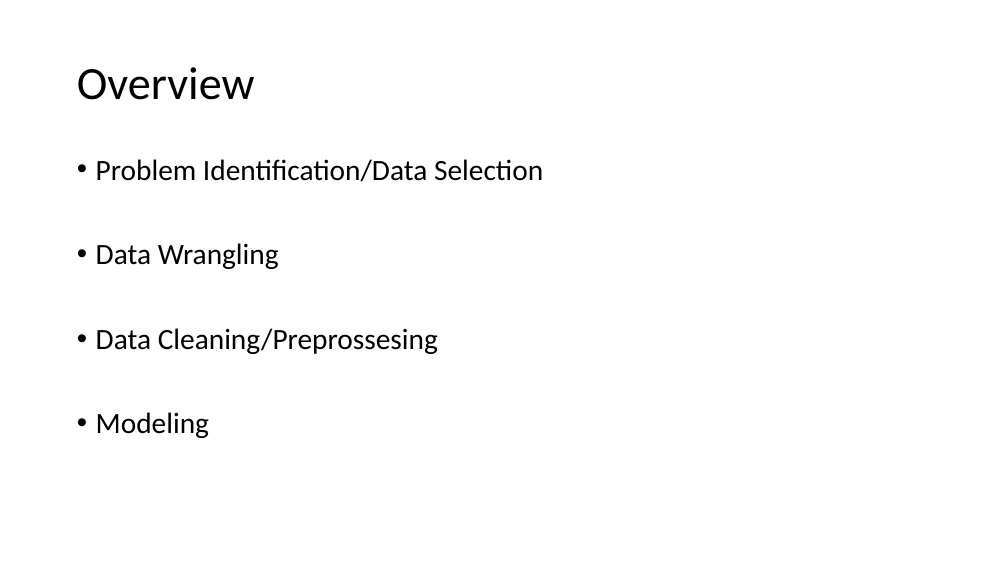
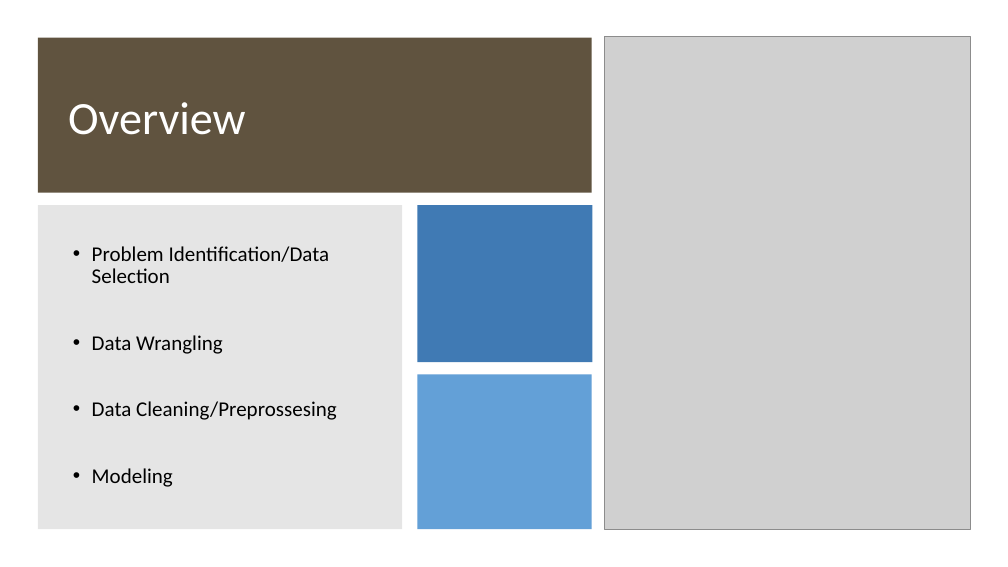
Before and after one commit to scharpham/Springboard, a slide deck: slide 2 of Capstone2/capstone2/reports/Predicting Accident Severity.pptx. Drawn at 1008x567 pixels with LibreOffice and Linux fonts; fonts in the diff are those of the drawing; grey boxes stand for pictures. Boxes give left, top, right and bottom in pixels: in the first picture for what was removed or moved away, otherwise in the second. Text is boxed around its words. In the diff, an @@ line names an element or a change of style, - is before the commit and + after.

```diff
--- a/Capstone2/capstone2/reports/Predicting Accident Severity.pptx
+++ b/Capstone2/capstone2/reports/Predicting Accident Severity.pptx
@@ rectangle added at bbox=[38, 38, 591, 193], fill #60533F @@
@@ picture added at bbox=[604, 36, 970, 529] @@
@@ title "Overview": place and size @@
-title "Overview" at bbox=[77, 67, 255, 100]
+title "Overview" at bbox=[68, 102, 246, 135]
@@ title "Overview" at bbox=[68, 102, 246, 135]: text colour #000000 to #FFFFFF @@
@@ rectangle added at bbox=[38, 205, 402, 529], fill #808080 at 20% opacity @@
@@ rectangle added at bbox=[417, 205, 592, 362], fill #407AB4 @@
@@ text "Problem Identification/Data Selection": place and size @@
-text "Problem Identification/Data Selection" at bbox=[96, 159, 543, 438]
+text "Problem Identification/Data Selection" at bbox=[92, 246, 337, 487]
@@ text "Problem Identification/Data Selection" at bbox=[92, 246, 337, 487]: size 28 to 20 pt; vertical alignment top to middle @@
@@ rectangle added at bbox=[417, 374, 591, 529], fill #5B9BD5 at 95% opacity @@
```
Also in this commit, not shown: 13 other slides changed.
